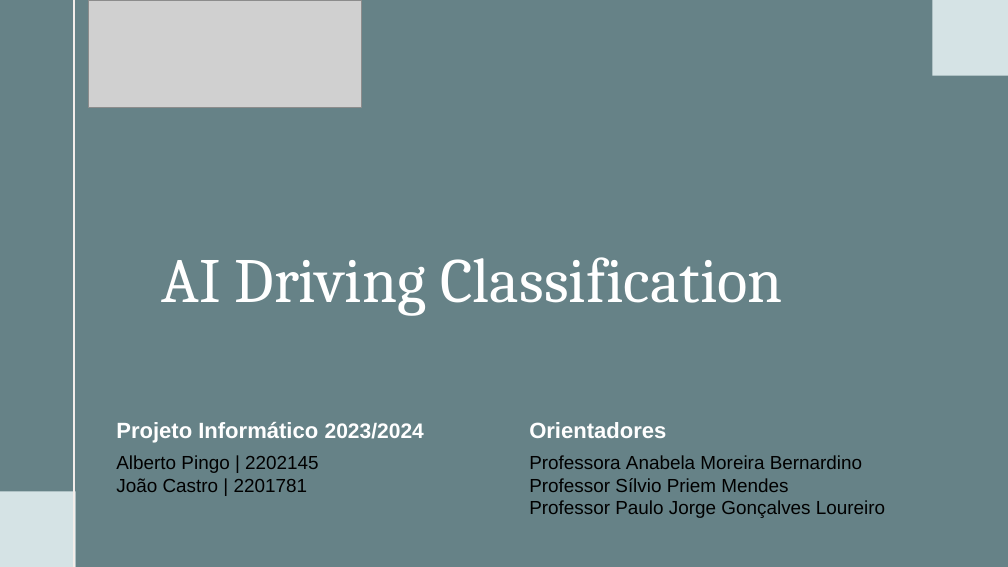
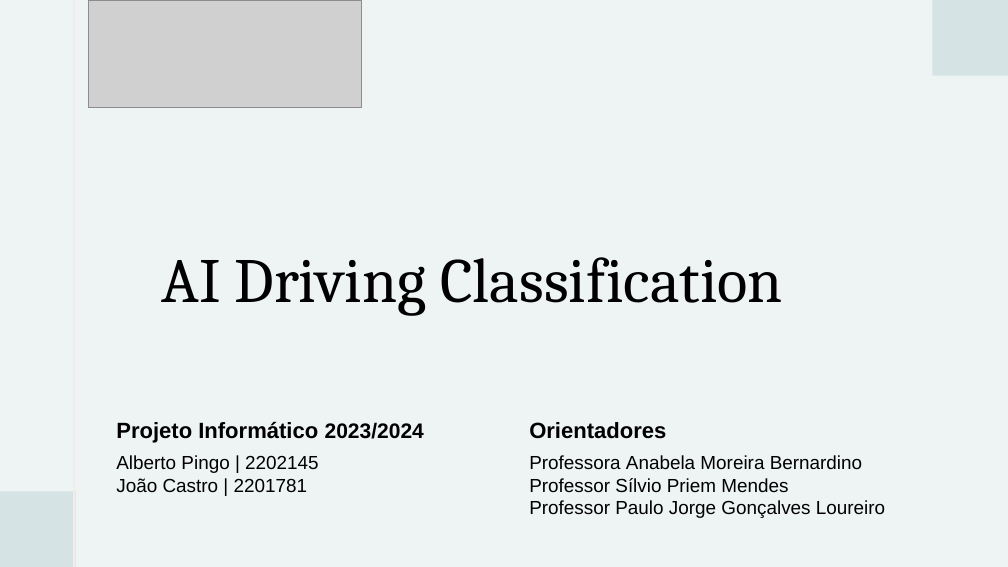
Before and after one commit to albertopingo/AI-driving-classification_FinalProject_CEng, a slide deck: slide 1 of ProjInf_AI_Driving_Classification.pptx. Drawn at 1008x567 pixels with LibreOffice and Linux fonts; fonts in the diff are those of the drawing; grey boxes stand for pictures. Boxes give left, top, right and bottom in pixels: in the first picture for what was removed or moved away, otherwise in the second. Text is boxed around its words. In the diff, an @@ line names an element or a change of style, - is before the commit and + after.

```diff
--- a/ProjInf_AI_Driving_Classification.pptx
+++ b/ProjInf_AI_Driving_Classification.pptx
@@ background #40636A at 80% opacity to #EAF1F2 at 80% opacity @@
@@ text colour #FFFFFF to #000000 in 3 elements at [161,257,783,316], [116,421,424,443], [529,422,666,439] @@
```
Also in this commit, not shown: 5 other slides changed, 1 slide added.
